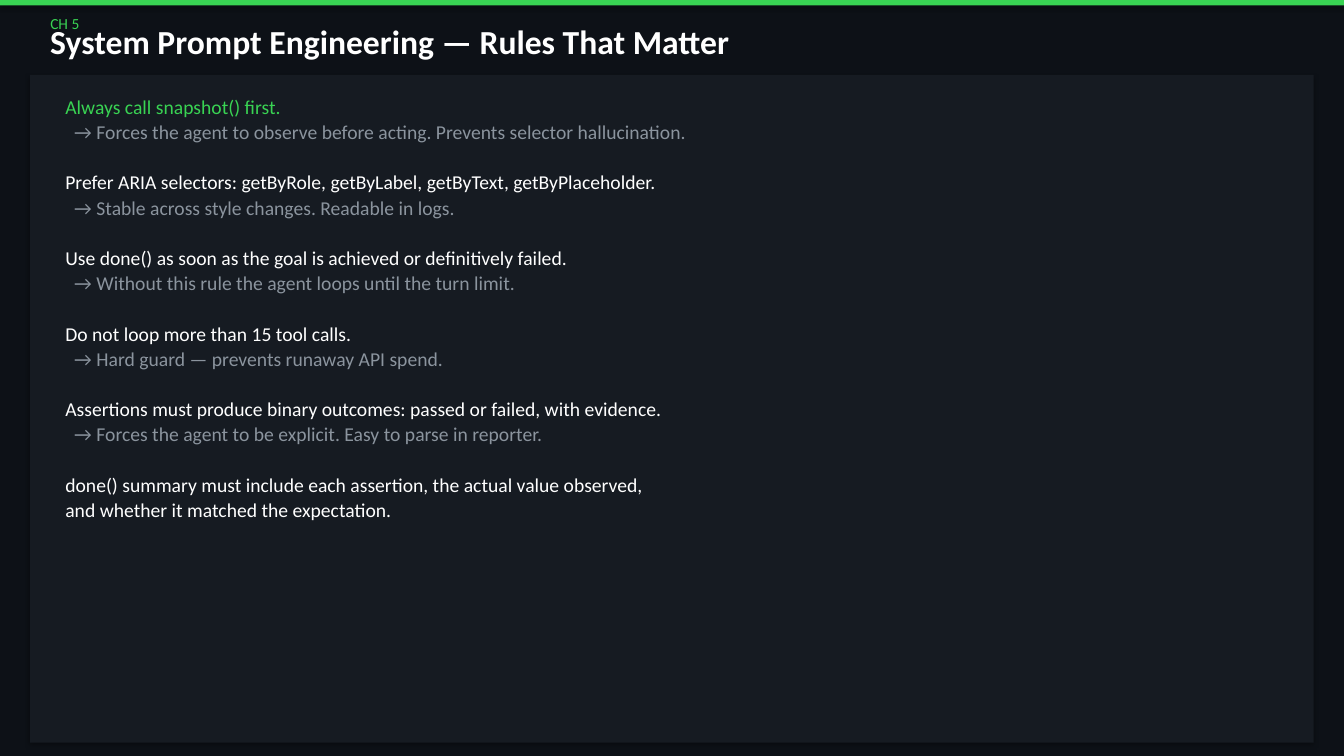
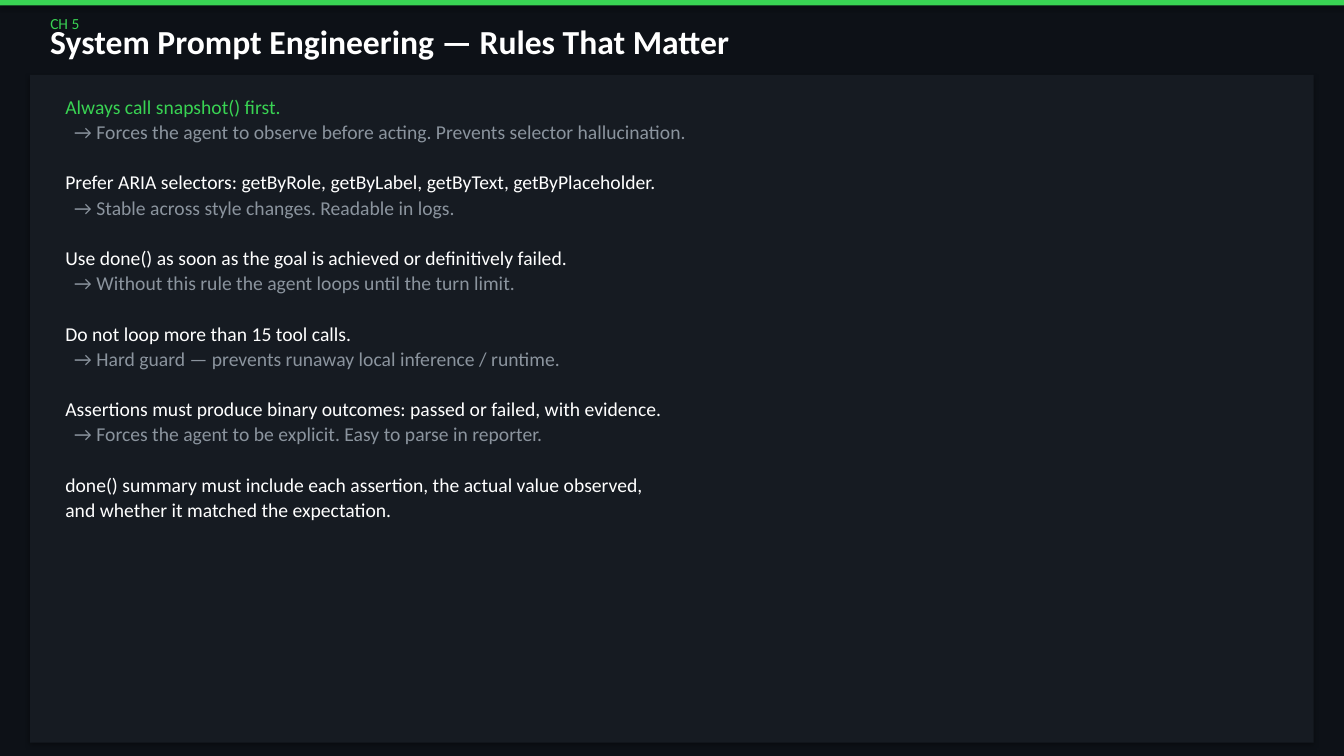
Before and after one commit to QA-Olympians-Academy/web-detective, a slide deck: slide 57 of web-detective-workshop.pptx. Drawn at 1344x756 pixels with LibreOffice and Linux fonts; fonts in the diff are those of the drawing. Boxes give left, top, right and bottom in pixels: in the first picture for what was removed or moved away, otherwise in the second. Text is boxed around its words. In the diff, an @@ line names an element or a change of style, - is before the commit and + after.

```diff
--- a/web-detective-workshop.pptx
+++ b/web-detective-workshop.pptx
@@ text at [96, 352, 560, 370]: text changed @@
-→ Hard guard — prevents runaway API spend.
+→ Hard guard — prevents runaway local inference / runtime.
```
Also in this commit, not shown: 15 other slides changed, 1 slide added, 1 slide removed, 20 other files.
